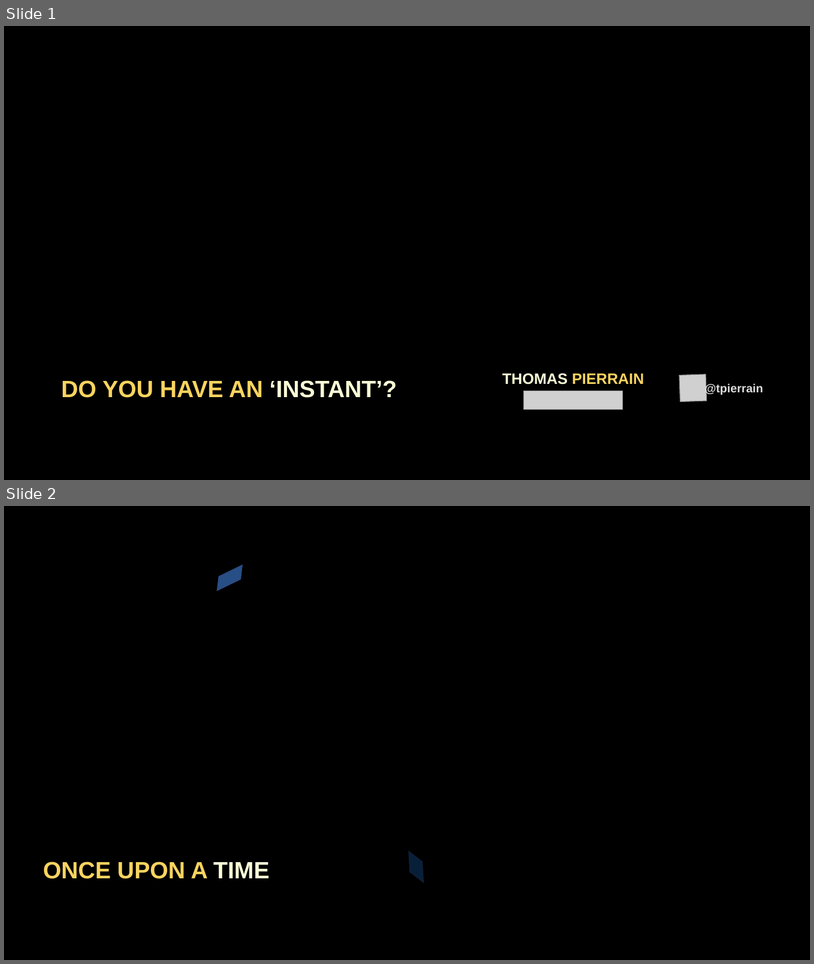
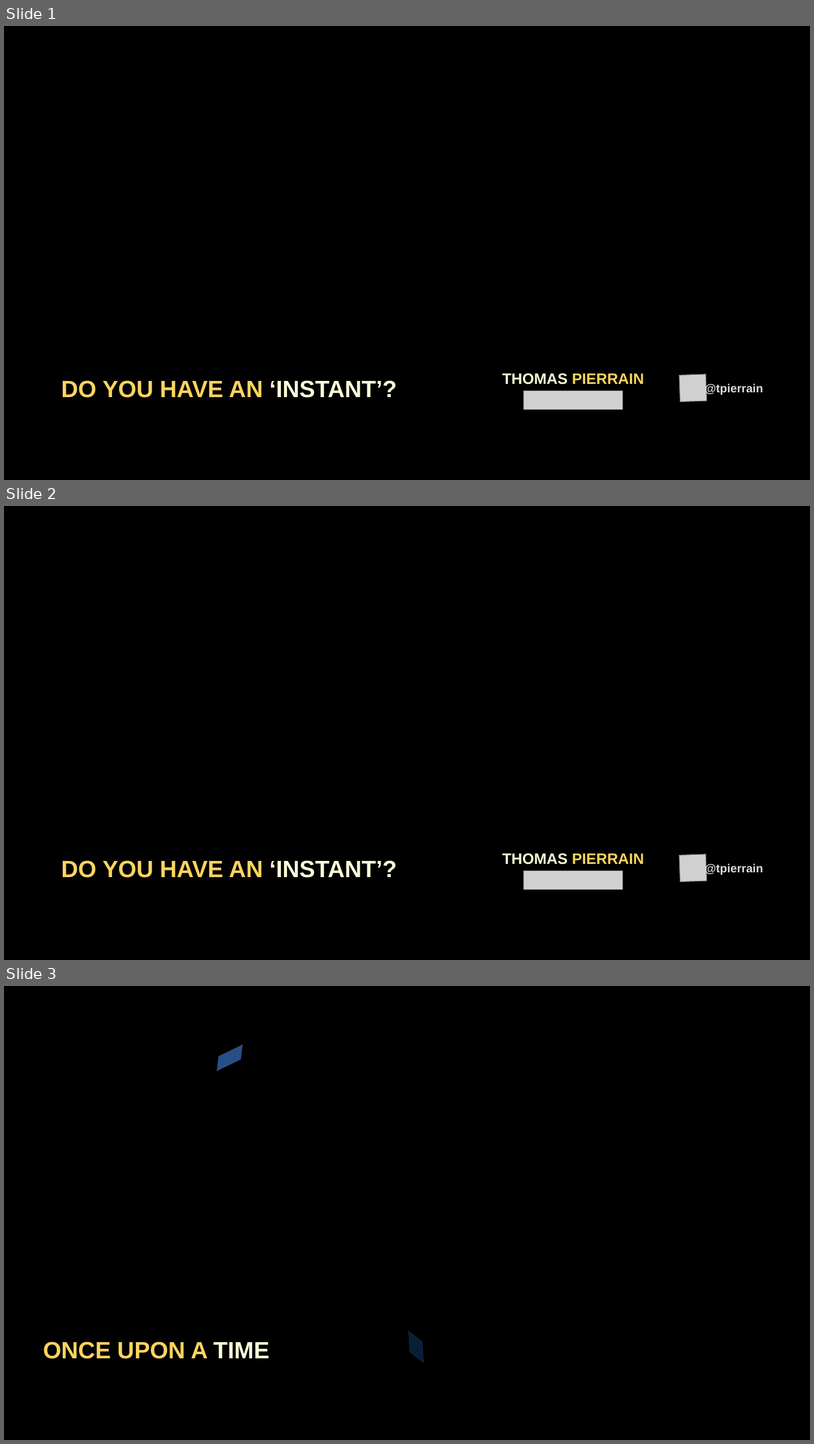
Before and after one commit to tpierrain/talk-do-you-have-an-instant, a slide deck: DoYouHaveAnInstant.pptx. Shown one above the other, each under a label of ours: slides 1 and 2 before the commit, slides 1, 2 and 3 after it. The pictures are 814x964 and 814x1444 pixels, drawn with LibreOffice and Linux fonts; fonts in the diff are those of the drawing; grey boxes stand for pictures; background and template pictures are left out. Boxes give left, top, right and bottom in pixels: in the first picture for what was removed or moved away, otherwise in the second. Text is boxed around its words. In the diff, an @@ line names an element or a change of style, - is before the commit and + after.

Commit message:
Add another cover slide

```diff
--- a/DoYouHaveAnInstant.pptx
+++ b/DoYouHaveAnInstant.pptx
@@ slide 2 added at [4, 506, 810, 960], background picture (left out) @@
@@ rectangle added at [4, 506, 810, 960], fill #000000 at 19% opacity @@
@@ rectangle added at [4, 825, 810, 910], fill #000000 at 82% opacity @@
@@ text added at [61, 860, 397, 877], 28 pt, text #F9D45F, bold @@
+DO YOU HAVE AN ‘INSTANT’?
@@ text added at [503, 853, 644, 864], 18 pt, text #F9D45F, bold @@
+THOMAS PIERRAIN
@@ picture added at [680, 854, 707, 882] @@
@@ text added at [705, 863, 764, 875], 14 pt, text #DCDCDC, bold @@
+@tpierrain
@@ picture added at [524, 871, 623, 889] @@
@@ what was slide 2 is now slide 3 @@
```
